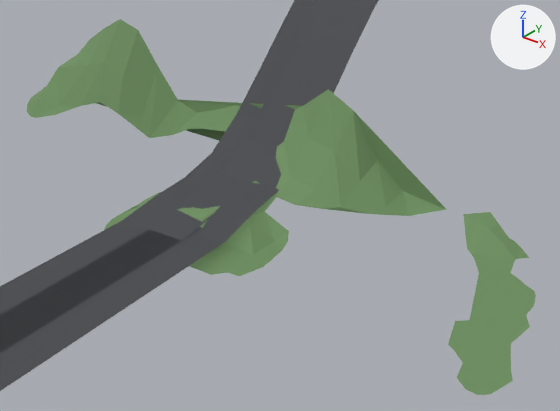
Renders of the glTF model public/tiles/tile_5_6.glb from each side of a commit.
Camera for both pictures: a 50 mm camera at (-2976.4, 3808.6, 86.9) aimed at (-3089.8, 3950.2, -0.9). The axes (+X, +Y, +Z) are drawn at upper right. The lights are the same throughout. The first picture is the older version. Where no turn or scale is listed for an object, it has been applied to the vertices.

The first picture shows 'grn_5_6', 'road_5_6'.
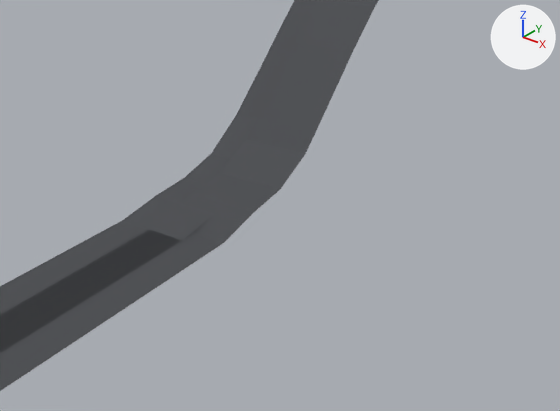
Edits to the bpy script that builds the scene:
```text
Remove ob_grn_5_6:
    ob_grn_5_6 = bpy.data.objects.new('grn_5_6', me_grn_5_6)
    ob_grn_5_6.location = (-3109.7, 3943.8, 14.5)
```

Pixel boxes (x1, y1, x2, y2) of what changed, in the pictures (560 x 411 px):
'grn_5_6', deleted (green)
    before: (27, 19, 536, 395)
